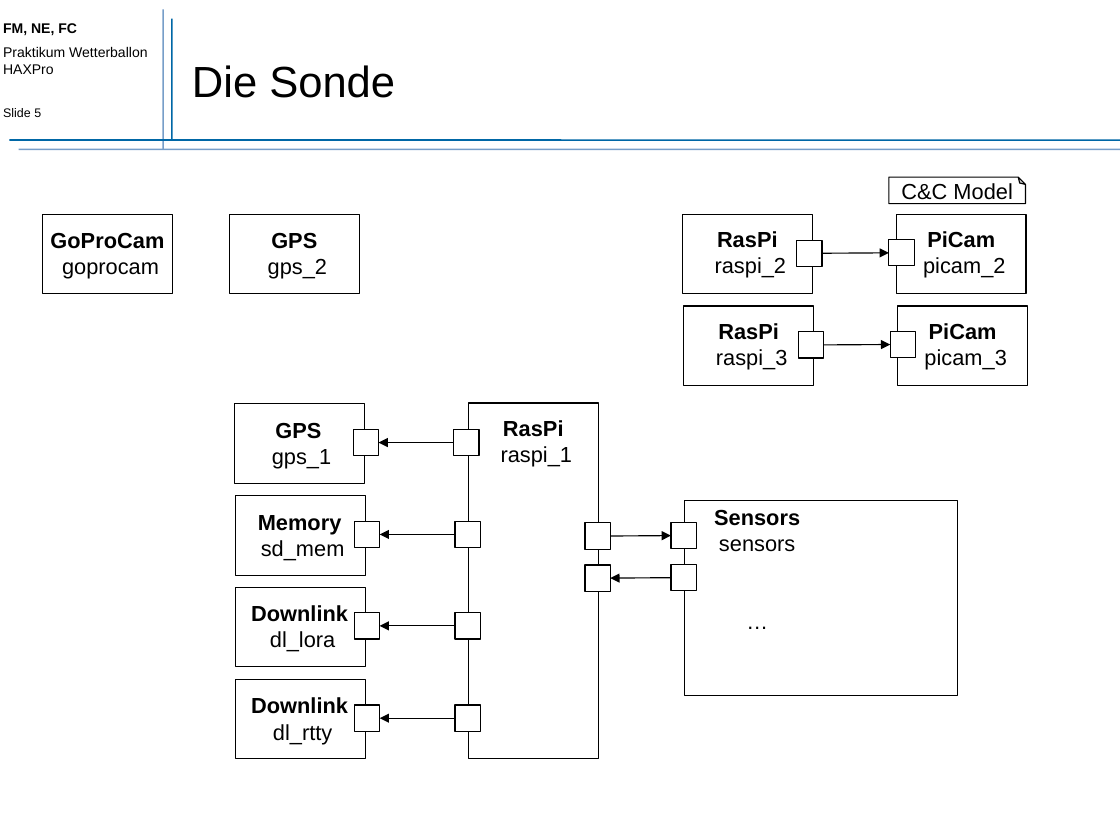
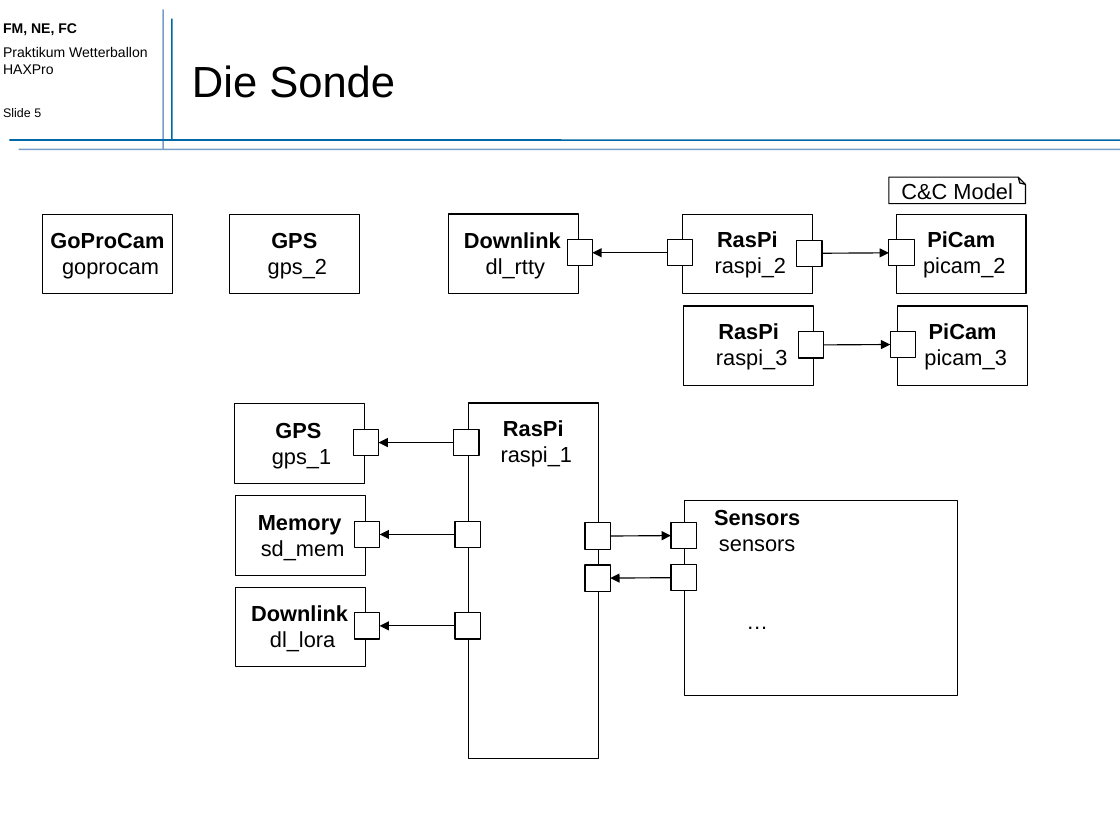
Before and after one commit to neitmedia/haxpro, a slide deck: slide 5 of präsentation/projekt_wetterballon.pptx. Drawn at 1120x840 pixels with LibreOffice and Linux fonts; fonts in the diff are those of the drawing. Boxes give left, top, right and bottom in pixels: in the first picture for what was removed or moved away, otherwise in the second. Text is boxed around its words. In the diff, an @@ line names an element or a change of style, - is before the commit and + after.

```diff
--- a/präsentation/projekt_wetterballon.pptx
+++ b/präsentation/projekt_wetterballon.pptx
@@ 3 rectangles, 1 text: place and size @@
-3 rectangles, 1 text at [236, 680, 480, 759]
+3 rectangles, 1 text at [449, 214, 693, 293]
@@ arrow moved from (455, 718) - (380, 718) to (668, 253) - (592, 253) @@
```
Also in this commit, not shown: 6 other slides changed, 2 slides added, 2 other files.
